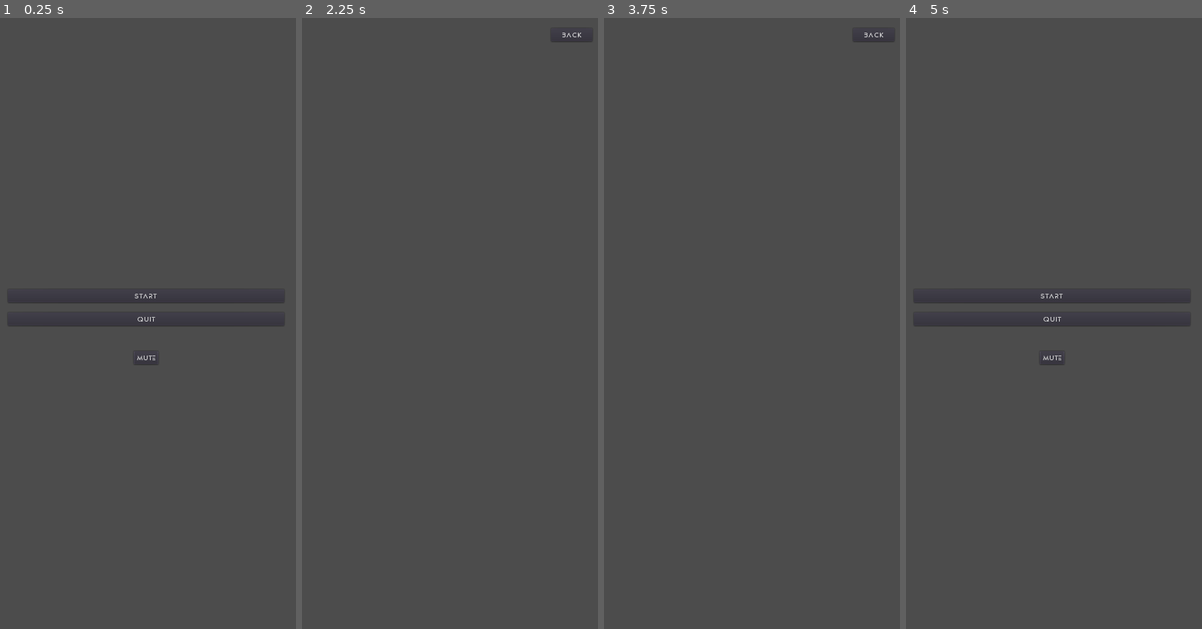
Above: before the commit, frames 1-4 (left to right).
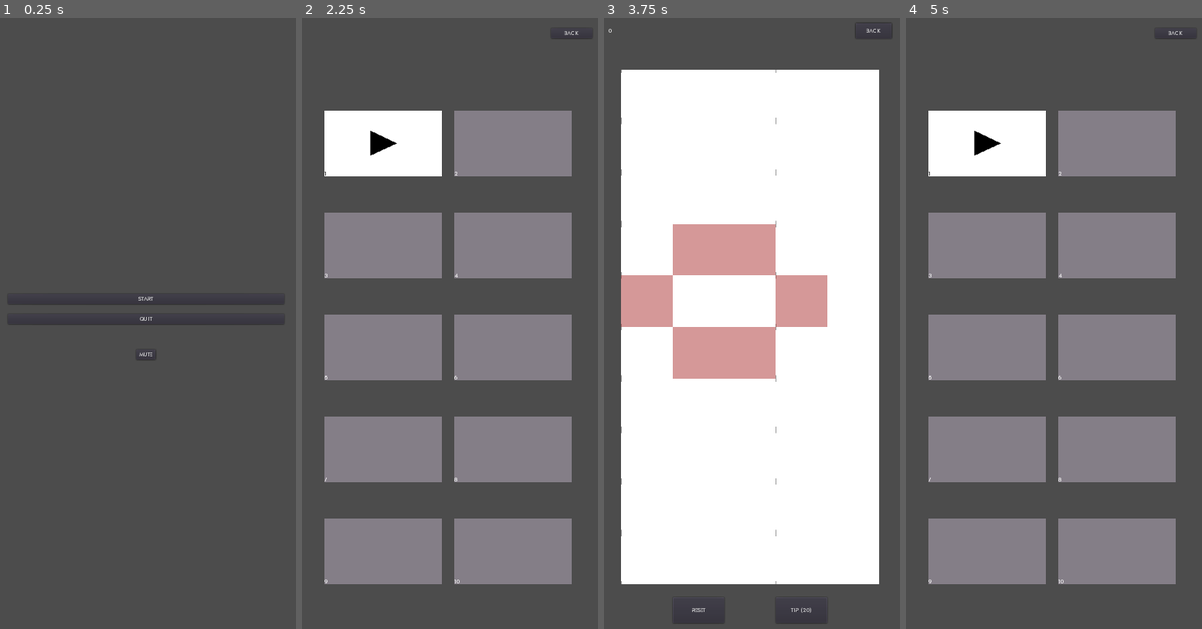
Above: after the commit, the same moments.

Repository: sisipun/SleepyCity
Game: Godot game, scene res://scenes/menu/MainMenu.tscn
Two runs of this game, one before a commit and one after it. Both use one fixed random seed, a clock stepped at 60 frames per second and the inputs below.
Inputs (mouse positions are in pixels of both pictures, inside the frame that each line leads up to):
- Up to frame 1 (0.25 s): no input
- Up to frame 2 (2.25 s): click "Start" at 0.5 s; click "Back" at 1.25 s; click "Start" at 2 s
- Up to frame 3 (3.75 s): tap Enter at 2.75 s; move the mouse to (817, 299) at 2.77 s; click (817, 299) at 2.92 s; tap Space at 3.5 s; move the mouse to (686, 360) at 3.52 s; click (686, 360) at 3.67 s
- Up to frame 4 (5 s): click "Back" at 4.25 s

The runs differ from the first frame. In frame 1, 0.3% of the frame differs, in the area x 3-95%, y 45-57%; in frame 2, 43%; in frame 3, 74%, in the area x 1-98%, y 0-100%; in frame 4, 43%.
Error before the commit: Attempt to call function 'instance' in base 'null instance' on a null instance. (res://scripts/menu/ChooseLevel.gd:10)

Commit message:
Level preview

Diff:
--- a/assets/default.tres
+++ b/assets/default.tres
@@ -4,5 +4,4 @@
 font_path = "res://assets/Designer.ttf"
 
 [resource]
-size = 20
 font_data = SubResource( 1 )
--- a/scenes/menu/LevelPreview.tscn
+++ b/scenes/menu/LevelPreview.tscn
@@ -1,6 +1,8 @@
-[gd_scene load_steps=2 format=2]
+[gd_scene load_steps=4 format=2]
 
 [ext_resource path="res://scripts/menu/LevelPreview.gd" type="Script" id=1]
+[ext_resource path="res://assets/preview/bonus.png" type="Texture" id=3]
+[ext_resource path="res://assets/preview/play.png" type="Texture" id=4]
 
 [node name="LevelPreview" type="MarginContainer"]
 anchor_right = 1.0
@@ -16,13 +18,42 @@
 "_edit_use_anchors_": false
 }
 
-[node name="LevelButton" type="Button" parent="."]
+[node name="PreviewTexture" type="TextureRect" parent="."]
 margin_left = 10.0
 margin_top = 10.0
 margin_right = 590.0
 margin_bottom = 1190.0
-rect_min_size = Vector2( 0, 250 )
+texture = ExtResource( 4 )
+stretch_mode = 1
+
+[node name="PreviewArea" type="VBoxContainer" parent="."]
+margin_left = 10.0
+margin_top = 10.0
+margin_right = 590.0
+margin_bottom = 1190.0
+alignment = 2
 __meta__ = {
 "_edit_use_anchors_": false
 }
-[connection signal="pressed" from="LevelButton" to="." method="_on_level_pressed"]
+
+[node name="Bottom" type="HBoxContainer" parent="PreviewArea"]
+margin_top = 1150.0
+margin_right = 580.0
+margin_bottom = 1180.0
+
+[node name="LevelLabel" type="Label" parent="PreviewArea/Bottom"]
+margin_right = 546.0
+margin_bottom = 30.0
+size_flags_horizontal = 3
+size_flags_vertical = 1
+text = "0"
+
+[node name="BonusTexture" type="TextureRect" parent="PreviewArea/Bottom"]
+margin_left = 550.0
+margin_right = 580.0
+margin_bottom = 30.0
+rect_min_size = Vector2( 30, 30 )
+texture = ExtResource( 3 )
+expand = true
+stretch_mode = 1
+[connection signal="gui_input" from="." to="." method="_on_gui_input"]
--- a/scenes/menu/MainMenu.tscn
+++ b/scenes/menu/MainMenu.tscn
@@ -30,33 +30,33 @@
 }
 
 [node name="StartButton" type="Button" parent="MenuMargin/Buttons"]
-margin_top = 529.0
+margin_top = 515.0
 margin_right = 536.0
-margin_bottom = 553.0
+margin_bottom = 548.0
 text = "Start"
 
 [node name="QuitButton" type="Button" parent="MenuMargin/Buttons"]
-margin_top = 573.0
+margin_top = 568.0
 margin_right = 536.0
-margin_bottom = 597.0
+margin_bottom = 601.0
 text = "Quit"
 
 [node name="FooterButtonsMargin" type="MarginContainer" parent="MenuMargin/Buttons"]
-margin_top = 617.0
+margin_top = 621.0
 margin_right = 536.0
-margin_bottom = 671.0
+margin_bottom = 684.0
 custom_constants/margin_top = 30
 
 [node name="FooterButtons" type="HBoxContainer" parent="MenuMargin/Buttons/FooterButtonsMargin"]
 margin_top = 30.0
 margin_right = 536.0
-margin_bottom = 54.0
+margin_bottom = 63.0
 alignment = 1
 
 [node name="SoundButton" type="Button" parent="MenuMargin/Buttons/FooterButtonsMargin/FooterButtons"]
-margin_left = 244.0
-margin_right = 292.0
-margin_bottom = 24.0
+margin_left = 234.0
+margin_right = 302.0
+margin_bottom = 33.0
 text = "Mute"
 [connection signal="pressed" from="MenuMargin/Buttons/StartButton" to="." method="_on_start_pressed"]
 [connection signal="pressed" from="MenuMargin/Buttons/QuitButton" to="." method="_on_quit_pressed"]
--- a/scripts/level/GameArea.gd
+++ b/scripts/level/GameArea.gd
@@ -25,8 +25,8 @@
 				i,
 				j,
 				Vector2(
-					position.x + cell_width / 2 + i * cell_width,
-					position.y + cell_height / 2 + j * cell_height
+					cell_width / 2 + i * cell_width,
+					cell_height / 2 + j * cell_height
 				),
 				Vector2(
 					cell_width,
--- a/scripts/menu/ChooseLevel.gd
+++ b/scripts/menu/ChooseLevel.gd
@@ -1,7 +1,7 @@
 extends Control
 
 func _ready():
-	var preview_scene = load("res://scenes/level/LevelPreview.tscn")
+	var preview_scene = load("res://scenes/menu/LevelPreview.tscn")
 	var horizontal_container
 	for i in len(Game.levels()):
 		if i % 2 == 0:
--- a/scripts/menu/LevelPreview.gd
+++ b/scripts/menu/LevelPreview.gd
@@ -1,15 +1,32 @@
 extends MarginContainer
 
 signal clicked(index)
+
+var play_texture = load("res://assets/preview/play.png")
+var disabled_texture = load("res://assets/preview/disabled.png")
 
 var level_index = 0
 
 func init(index):
 	level_index = index
 	var level = Game.levels()[level_index]
-	$LevelButton.disabled = not level.opened
-	$LevelButton.text = "%d*" % [level_index + 1] if level.bonus else "%d" % [level_index + 1]
+	$PreviewArea/Bottom/LevelLabel.text = "%d" % (level_index + 1)
+
+	if level.opened:
+		$PreviewArea/Bottom/LevelLabel.set_modulate(Color(0, 0, 0, 1))
+		$PreviewTexture.texture = play_texture
+	else:
+		$PreviewArea/Bottom/LevelLabel.set_modulate(Color(1, 1, 1, 1))
+		$PreviewTexture.texture = disabled_texture
+
+	if level.bonus:
+		$PreviewArea/Bottom/BonusTexture.show()
+	else:
+		$PreviewArea/Bottom/BonusTexture.hide()
+
 	return self
 
-func _on_level_pressed():
-	emit_signal("clicked", level_index)
+func _on_gui_input(event):
+	if event is InputEventScreenTouch:
+		if event.is_pressed():
+			emit_signal("clicked", level_index)
Binary file added: assets/preview/bonus.png
Not shown, added: assets/preview/bonus.png.import
Binary file added: assets/preview/disabled.png
Not shown, added: assets/preview/disabled.png.import
Binary file added: assets/preview/play.png
Not shown, added: assets/preview/play.png.import
